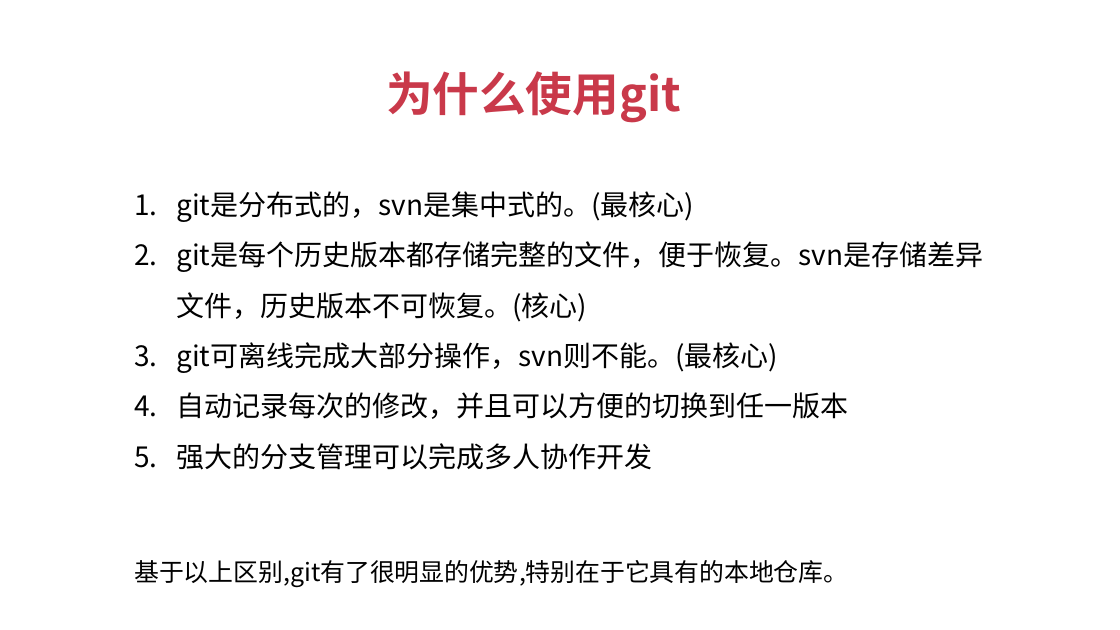
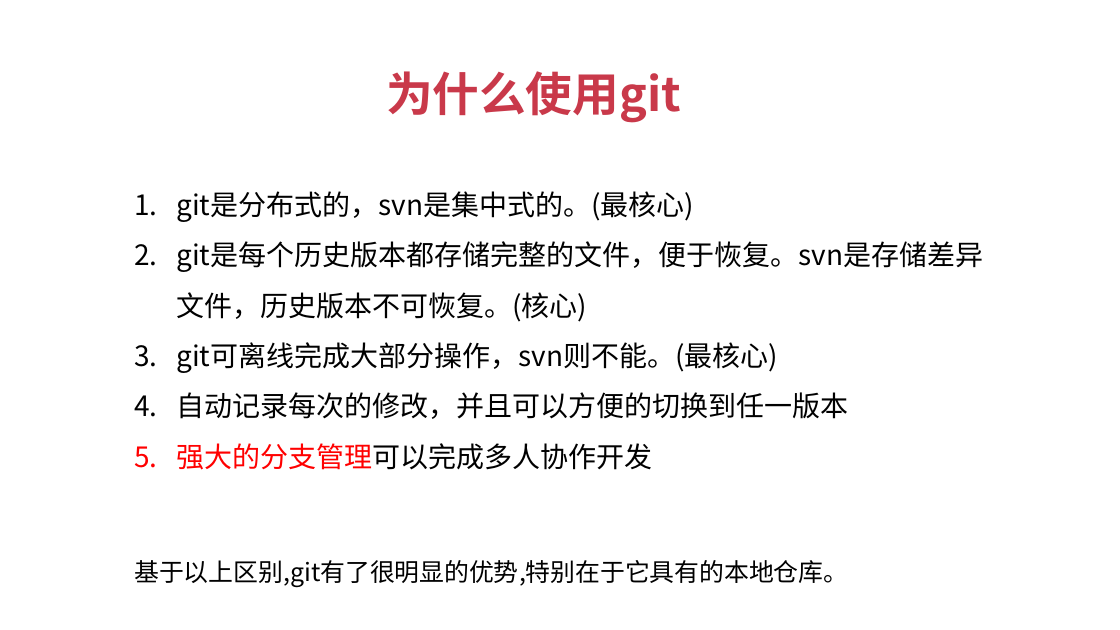
Before and after one commit to JSFFZL/Courseware-PPT, a slide deck: slide 5 of git.pptx. Drawn at 1120x630 pixels with LibreOffice and Linux fonts; fonts in the diff are those of the drawing; background and template pictures are left out. Boxes give left, top, right and bottom in pixels: in the first picture for what was removed or moved away, otherwise in the second. Text is boxed around its words. In the diff, an @@ line names an element or a change of style, - is before the commit and + after.

```diff
--- a/git.pptx
+++ b/git.pptx
@@ text at (176, 443, 652, 470): text colour #000000 to #FF0000 in "强大的分支管理可以完成多人协作开发" @@
```
Also in this commit, not shown: 2 other slides changed, 2 other files.
